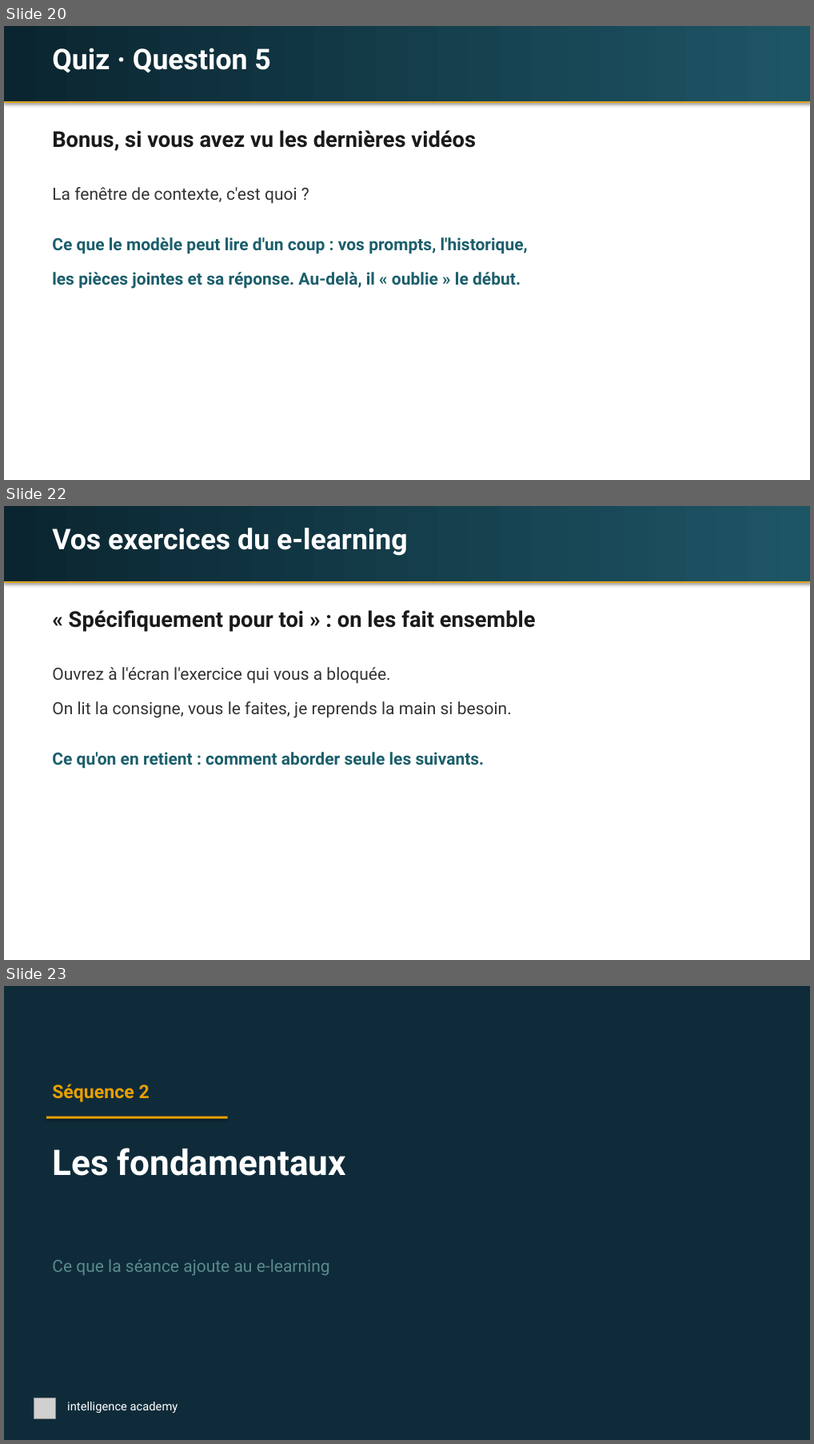
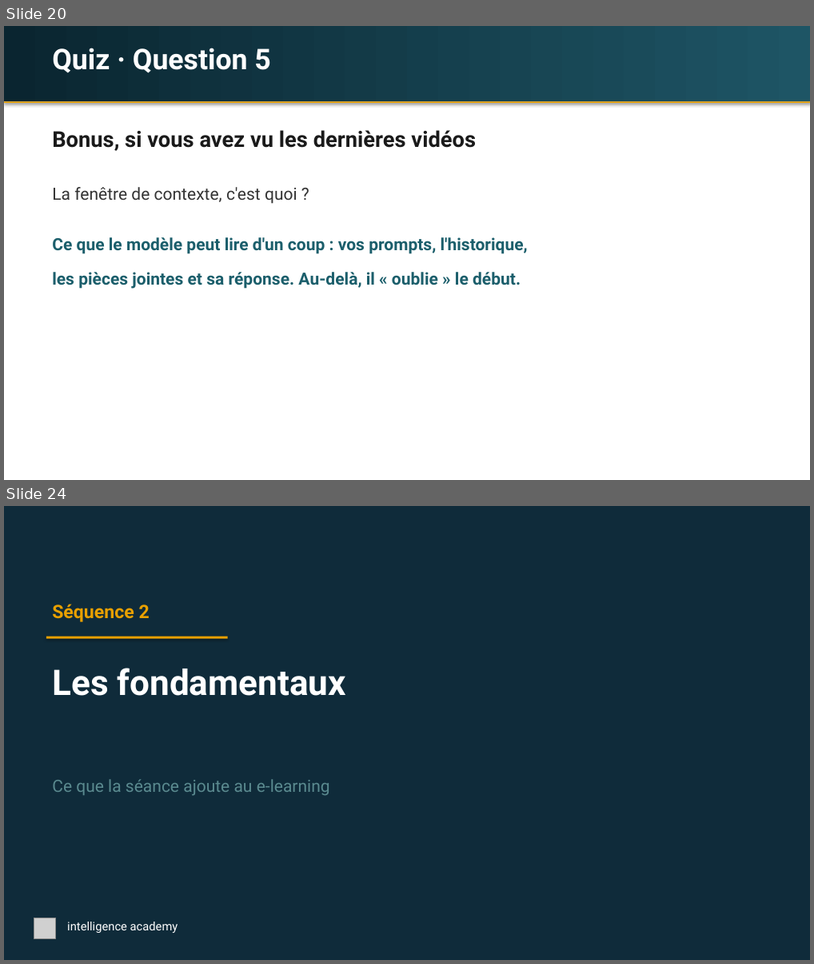
Before and after one commit to idrispjsalvi/claude-hub, a slide deck: espaces/intelligence-academy/seances/laurence-saulais/laurence-saulais-s1-fondamentaux.pptx. Shown one above the other, each under a label of ours: slides 20, 22 and 23 before the commit, slides 20 and 24 after it; the slides between them are not shown. The pictures are 814x1444 and 814x964 pixels, drawn with LibreOffice and Linux fonts; fonts in the diff are those of the drawing; grey boxes stand for pictures. Boxes give left, top, right and bottom in pixels: in the first picture for what was removed or moved away, otherwise in the second. Text is boxed around its words. In the diff, an @@ line names an element or a change of style, - is before the commit and + after.

```diff
--- a/espaces/intelligence-academy/seances/laurence-saulais/laurence-saulais-s1-fondamentaux.pptx
+++ b/espaces/intelligence-academy/seances/laurence-saulais/laurence-saulais-s1-fondamentaux.pptx
@@ slide 22 removed at (x1=4, y1=506, x2=810, y2=960), background #FFFFFF @@
@@ rectangle removed at (x1=4, y1=506, x2=810, y2=582) @@
@@ text removed at (x1=52, y1=528, x2=408, y2=556) @@
-Vos exercices du e-learning
@@ rectangle removed at (x1=4, y1=582, x2=810, y2=583) @@
@@ text removed at (x1=69, y1=610, x2=536, y2=632) @@
-« Spécifiquement pour toi » : on les fait ensemble
@@ text removed at (x1=52, y1=667, x2=390, y2=684) @@
-Ouvrez à l'écran l'exercice qui vous a bloquée.
@@ text removed at (x1=52, y1=701, x2=512, y2=718) @@
-On lit la consigne, vous le faites, je reprends la main si besoin.
@@ text removed at (x1=52, y1=752, x2=485, y2=768) @@
-Ce qu'on en retient : comment aborder seule les suivants.
@@ what was slide 23 is now slide 24 @@
```
Also in this commit, not shown: 11 slides changed, 7 slides added, 2 other slides removed, 1 other file.
